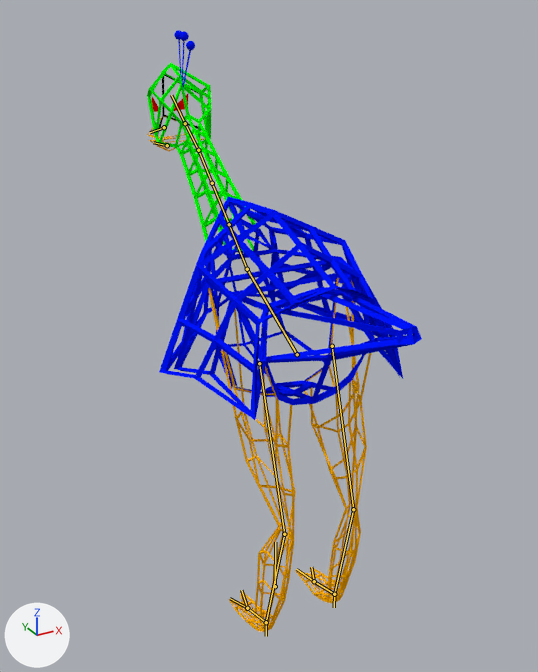
An edit to the Blender file Prototyp/Assets/Models/Level2/Bird/NeonBird_Ani.blend, drawn before and after from the same camera.
The view is the same before and after, from a 50 mm camera at (-4.63, -8.2, 3.9) aimed at (0.21, 0.59, -0.49). The axes (+X, +Y, +Z) are drawn at lower left. The lights are the same throughout. The bones that bend it are drawn over the model as lines.
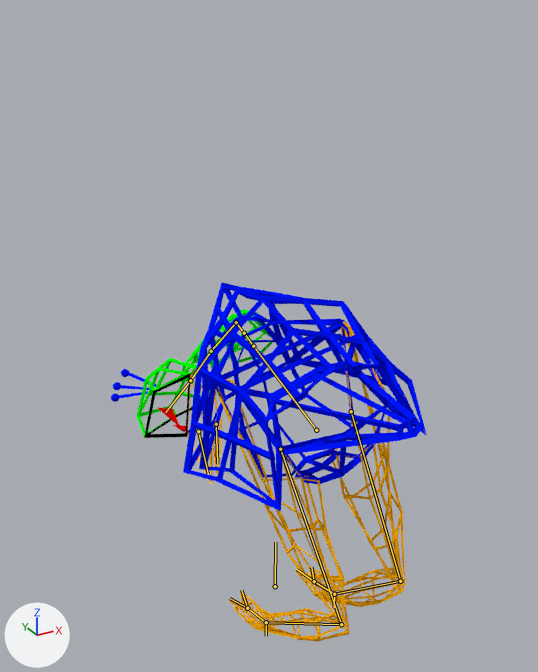
The newer file adds an action. The first version stands in its rest pose; the second is drawn at frame 24 of the action 'awake2'.

The change in detail:
Bone 'Body' (bone_body) moves from (0.0, 0.0, 0.0) to (0.42, -0.88, -0.3).
Bone 'Body' (bone_body) turns from (0, 0, 0) to (-7, -12, 1) degrees about its own x, y and z.
Bone 'Neck1' (bone_neck1) turns from (0, 0, 0) to (54, -18, -1) degrees about its own x, y and z.
Bone 'Neck3' (bone_neck3) turns from (0, 0, 0) to (22, 52, -89) degrees about its own x, y and z.
Bone 'Thigh_L' (bone_thigh_l) turns from (0, 0, 0) to (-8, -4, -8) degrees about its own x, y and z.
Bone 'Calf_L' (bone_calf_l) turns from (0, 0, 0) to (-45, -2, -6) degrees about its own x, y and z.
Bone 'Thigh_R' (bone_thigh_r) turns from (0, 0, 0) to (6, -5, 12) degrees about its own x, y and z.
Bone 'Calf_R' (bone_calf_r) turns from (0, 0, 0) to (-55, -4, -10) degrees about its own x, y and z.

What differs and where, as boxes (x1, y1, x2, y2) in the pictures (538 x 672 px):
'Cube.006', posed
    before: (159, 197, 403, 420)
    after: (183, 282, 427, 511)
'Cube.004', posed (16% wider, 9% shorter)
    before: (208, 278, 371, 632)
    after: (216, 321, 405, 642)
'Cube.000', posed (24% taller)
    before: (262, 289, 422, 362)
    after: (272, 364, 424, 455)
'Cube.003', posed (25% wider, 32% shorter)
    before: (147, 62, 256, 251)
    after: (137, 310, 273, 438)
'Cube.007', posed
    before: (214, 250, 323, 395)
    after: (238, 340, 352, 478)
'Cube.001', posed
    before: (174, 30, 195, 88)
    after: (111, 369, 156, 402)
'Cube.005', posed (39% narrower, 214% taller)
    before: (147, 116, 205, 152)
    after: (187, 370, 222, 485)
'Cube.002', posed (22% narrower, 37% taller)
    before: (152, 94, 188, 112)
    after: (158, 408, 186, 433)
bone 'Body', root to tip
    before: (297, 354) to (247, 269)
    after: (316, 430) to (253, 346)
bone 'Neck1', root to tip
    before: (247, 269) to (229, 224)
    after: (253, 346) to (244, 333)
bone 'Neck3', root to tip
    before: (212, 183) to (198, 150)
    after: (236, 322) to (211, 351)
bone 'Thigh_L', root to tip
    before: (332, 346) to (353, 509)
    after: (351, 411) to (400, 581)
bone 'Calf_L', root to tip
    before: (353, 509) to (334, 594)
    after: (400, 581) to (334, 594)
bone 'Thigh_R', root to tip
    before: (259, 363) to (284, 534)
    after: (280, 449) to (341, 624)
bone 'Calf_R', root to tip
    before: (284, 534) to (266, 622)
    after: (341, 624) to (266, 622)
